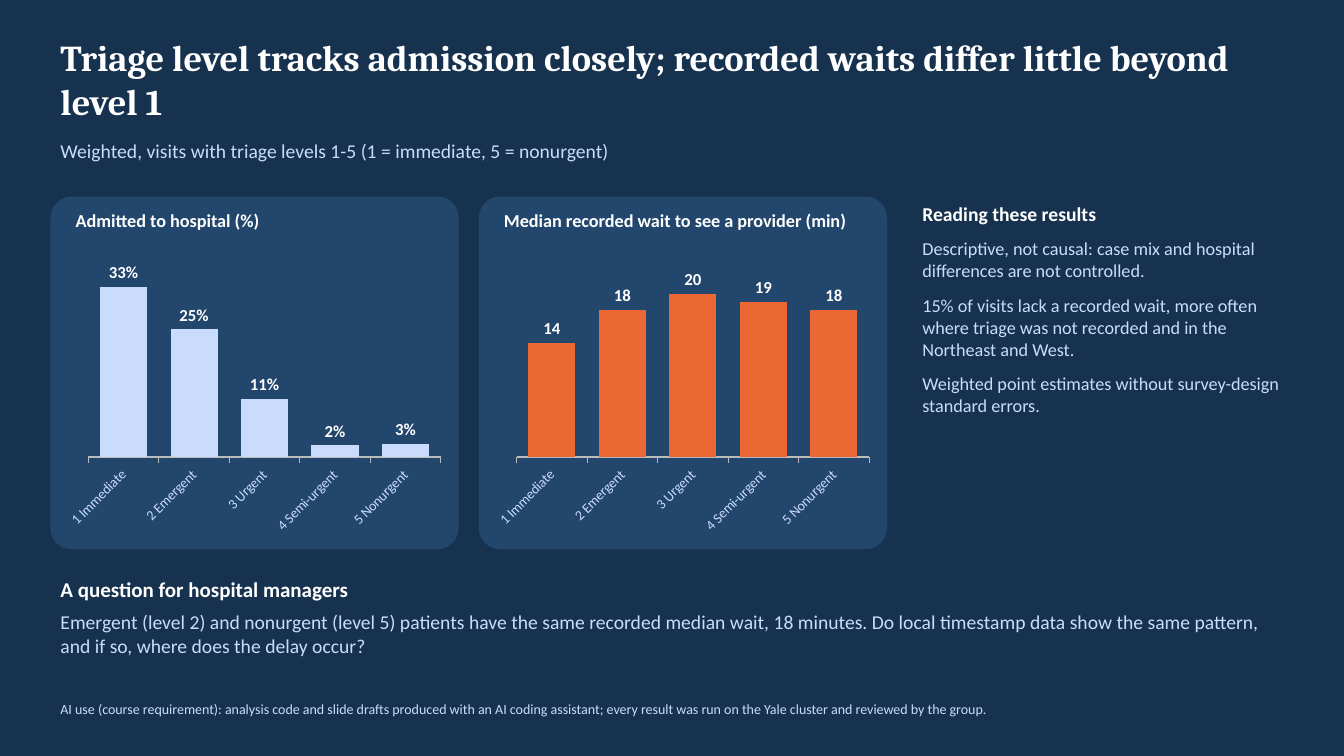
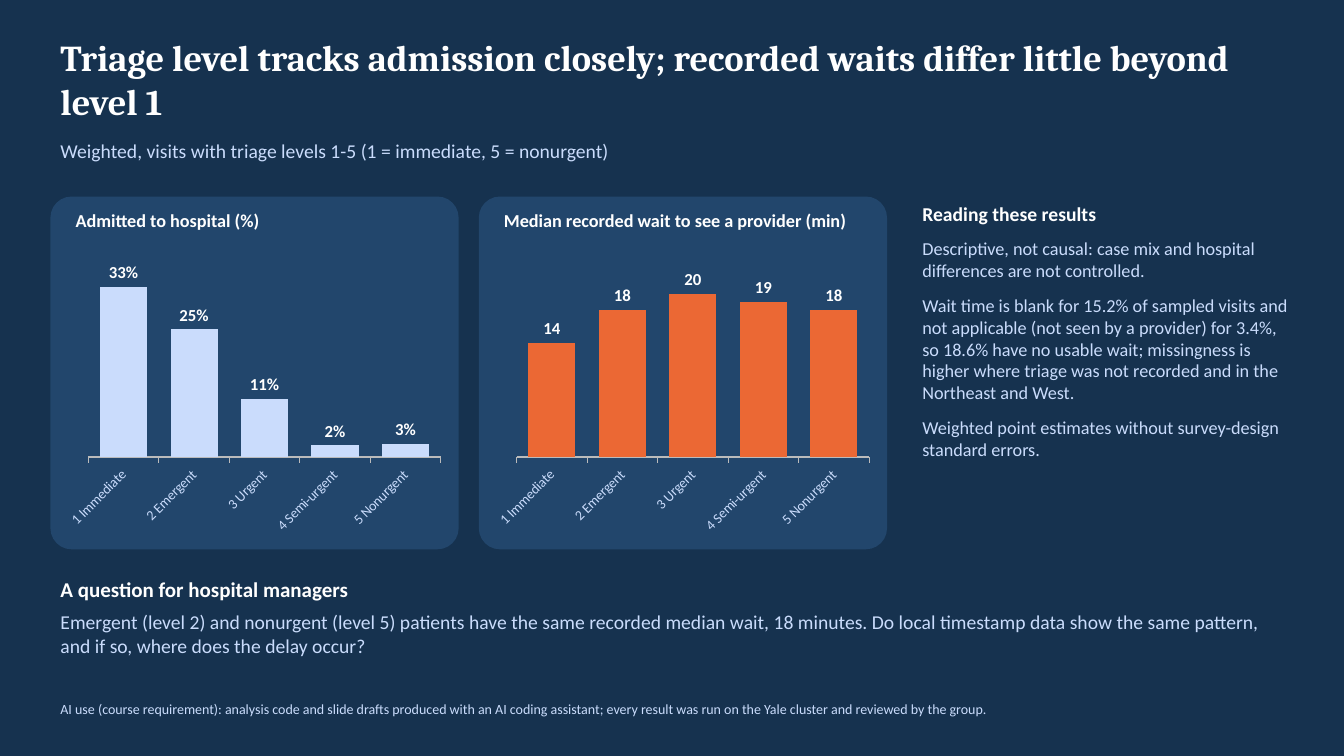
Before and after one commit to MichalKozuchowski/EmpiricalStrategy, a slide deck: slide 5 of hw1/report/MGT634_HW1_NHAMCS_slides.pptx. Drawn at 1344x756 pixels with LibreOffice and Linux fonts; fonts in the diff are those of the drawing. Boxes give left, top, right and bottom in pixels: in the first picture for what was removed or moved away, otherwise in the second. Text is boxed around its words. In the diff, an @@ line names an element or a change of style, - is before the commit and + after.

```diff
--- a/hw1/report/MGT634_HW1_NHAMCS_slides.pptx
+++ b/hw1/report/MGT634_HW1_NHAMCS_slides.pptx
@@ text at (x1=922, y1=299, x2=1288, y2=399): text changed @@
-15% of visits lack a recorded wait, more often where triage was not recorded and in the Northeast and West.
+Wait time is blank for 15.2% of sampled visits and not applicable (not seen by a provider) for 3.4%, so 18.6% have no usable wait; missingness is higher where triage was not recorded and in the Northeast and West.
```
Also in this commit, not shown: 4 other slides changed, 5 other files.
